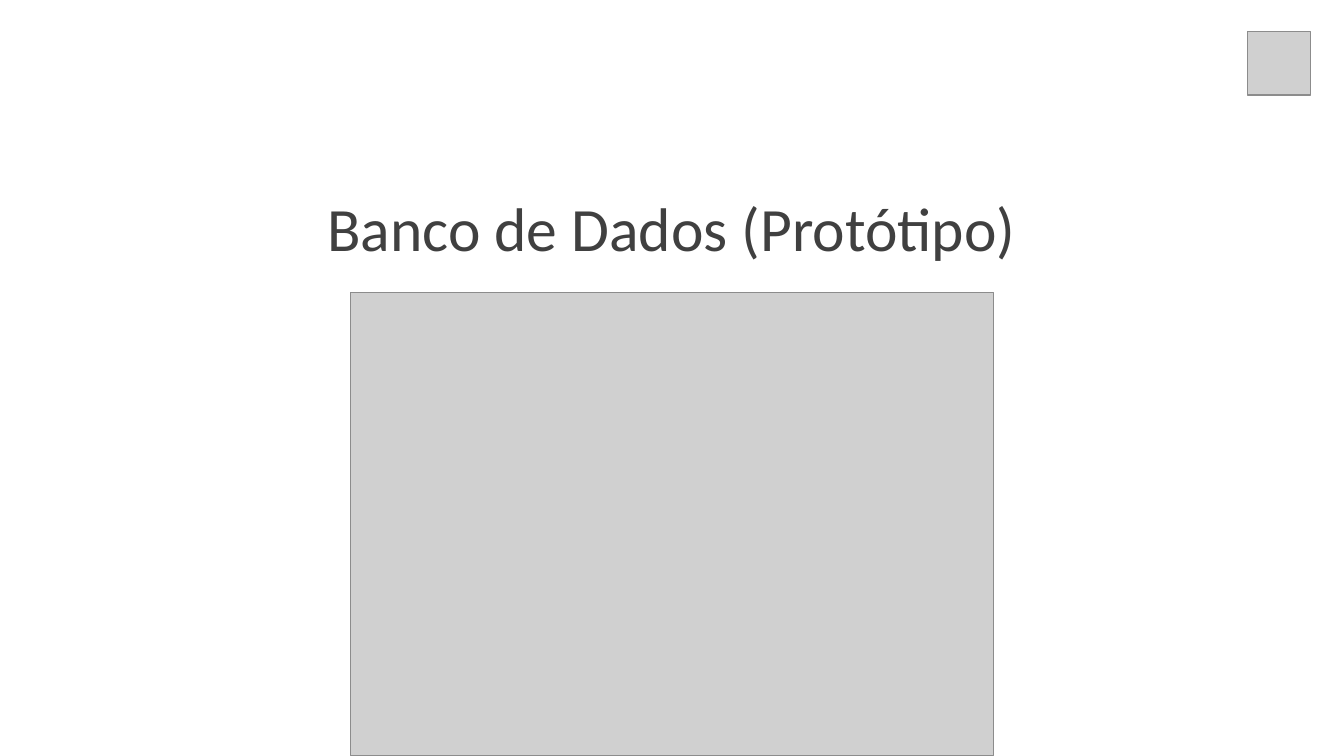
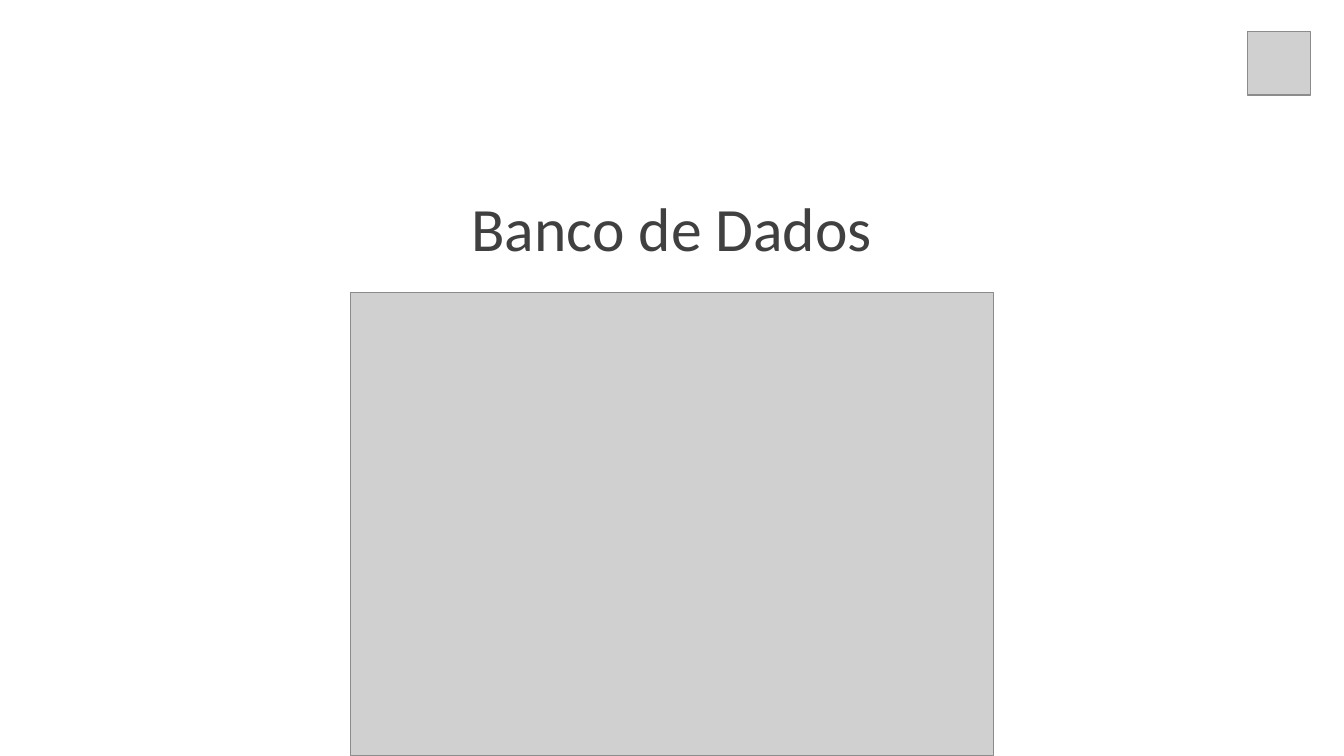
Before and after one commit to gui-ss/projeto-bandtec, a slide deck: slide 12 of Documentação/chameleon.pptx (slide 9 before the commit). Drawn at 1344x756 pixels with LibreOffice and Linux fonts; fonts in the diff are those of the drawing; grey boxes stand for pictures. Boxes give left, top, right and bottom in pixels: in the first picture for what was removed or moved away, otherwise in the second. Text is boxed around its words. In the diff, an @@ line names an element or a change of style, - is before the commit and + after.

```diff
--- a/Documentação/chameleon.pptx
+++ b/Documentação/chameleon.pptx
@@ text at (471, 208, 872, 252): text changed @@
-Banco de Dados (Protótipo)
+Banco de Dados
```
Also in this commit, not shown: 3 other slides changed, 5 slides added, 1 slide removed, 3 other files.
